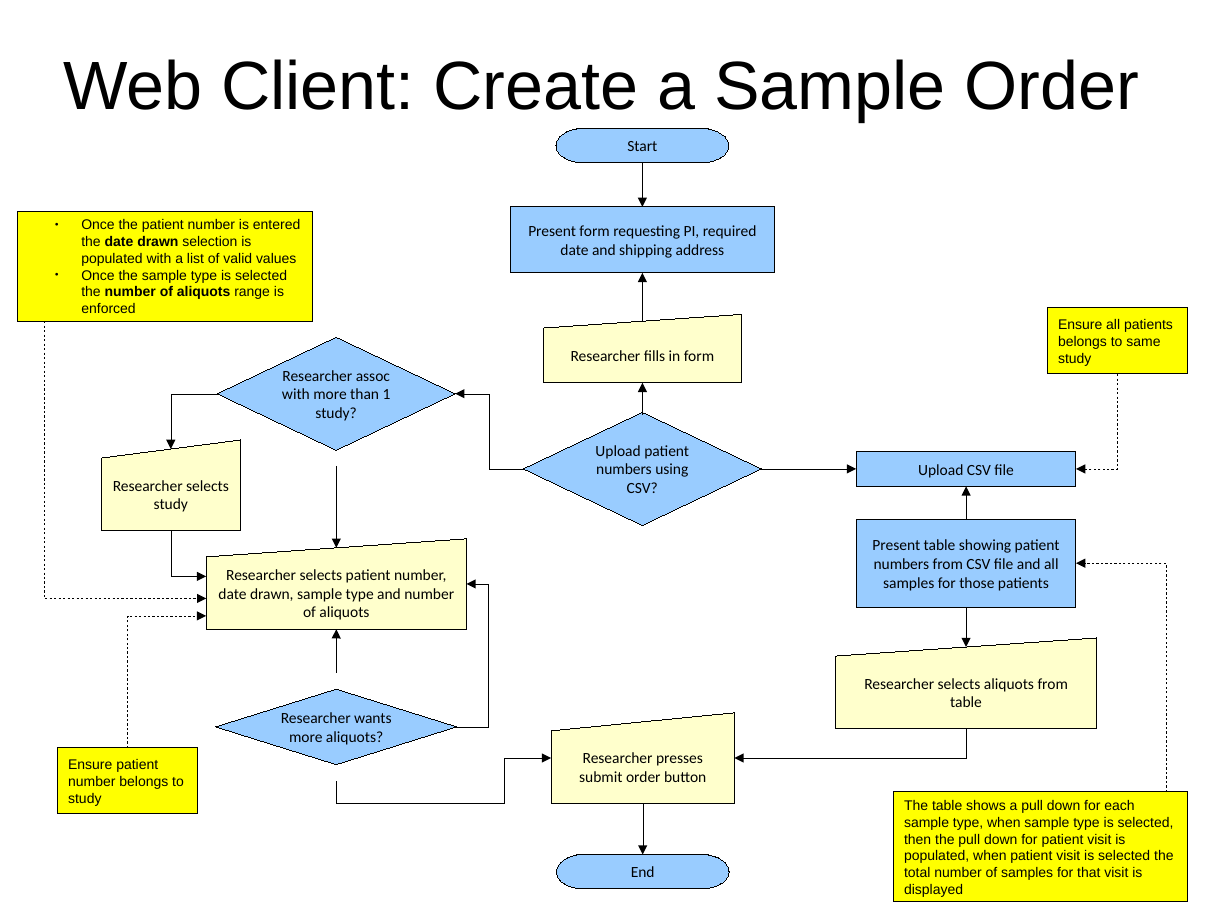
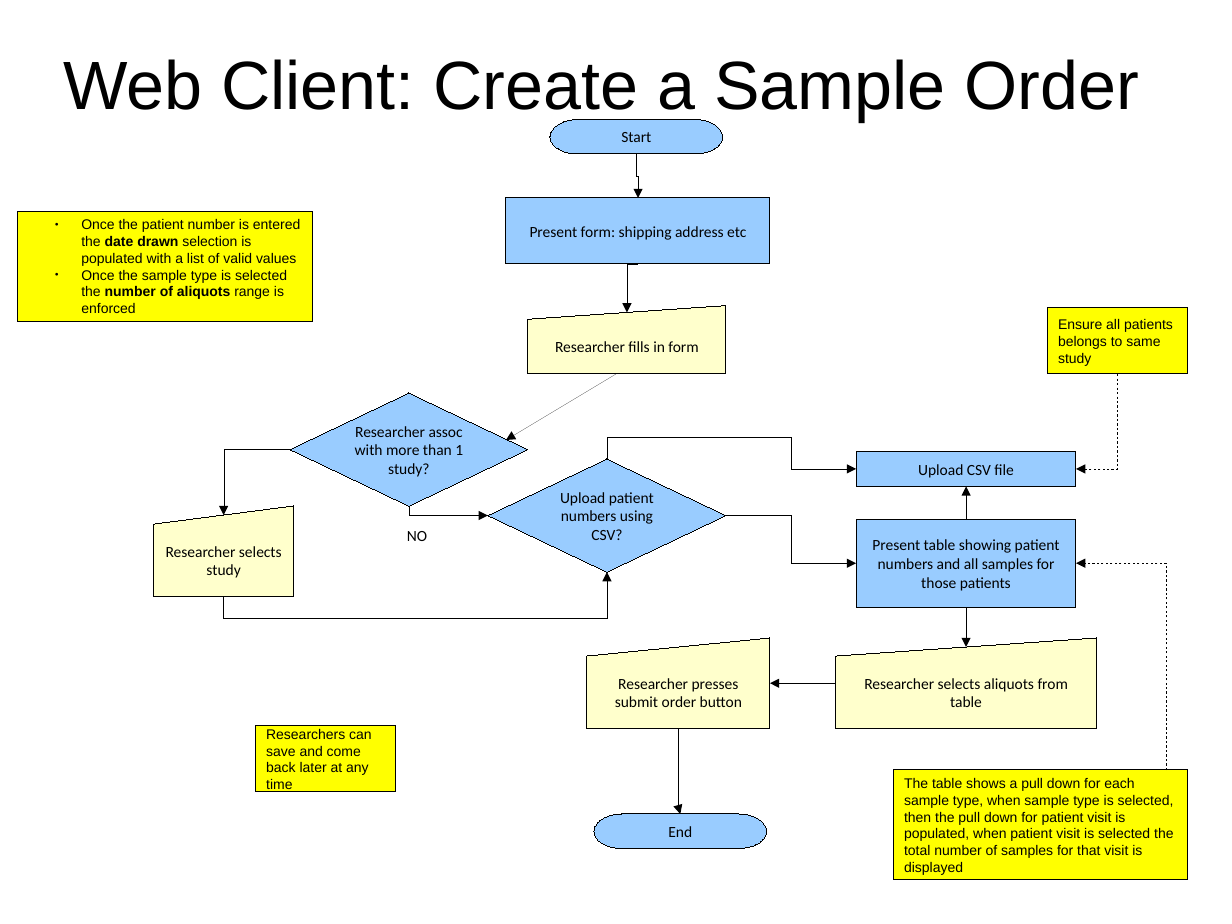
Before and after one commit to CBSR-Biobank/biobank, a slide deck: slide 7 of docs/sampleRequestFlowcharts.odp (slide 6 before the commit). Drawn at 1232x924 pixels with LibreOffice and Linux fonts; fonts in the diff are those of the drawing. Boxes give left, top, right and bottom in pixels: in the first picture for what was removed or moved away, otherwise in the second. Text is boxed around its words. In the diff, an @@ line names an element or a change of style, - is before the commit and + after.

```diff
--- a/docs/sampleRequestFlowcharts.odp
+++ b/docs/sampleRequestFlowcharts.odp
@@ 1 pill shape, 1 elbow arrow, 1 rectangle: place and size @@
-1 pill shape, 1 elbow arrow, 1 rectangle at bbox=[511, 129, 775, 273]
+1 pill shape, 1 elbow arrow, 1 rectangle at bbox=[506, 120, 770, 264]
@@ text in rectangle at bbox=[530, 226, 746, 240]: text changed @@
-Present form requesting PI, required date and shipping address
+Present form: shipping address etc
@@ elbow arrow moved from (643, 321) - (643, 273) to (638, 264) - (627, 313) @@
@@ elbow arrow removed from (44, 321) to (207, 598) @@
@@ flow chart manual input "Researcher fills in form": place and size @@
-flow chart manual input "Researcher fills in form" at bbox=[543, 314, 741, 382]
+flow chart manual input "Researcher fills in form" at bbox=[528, 305, 726, 373]
@@ arrow added from (616, 375) to (506, 440), #000000 0 pt @@
@@ elbow arrow removed from (643, 415) to (643, 382) @@
@@ diamond "Researcher assoc with more than ...": place and size @@
-diamond "Researcher assoc with more than ..." at bbox=[217, 338, 455, 451]
+diamond "Researcher assoc with more than ..." at bbox=[290, 394, 528, 506]
@@ elbow arrow moved from (217, 394) - (171, 449) to (290, 449) - (224, 515) @@
@@ elbow arrow moved from (337, 781) - (551, 758) to (607, 459) - (856, 470) @@
@@ elbow arrow removed from (337, 466) to (337, 548) @@
@@ diamond "Upload patient numbers using CSV?": place and size @@
-diamond "Upload patient numbers using CSV?" at bbox=[523, 413, 761, 525]
+diamond "Upload patient numbers using CSV?" at bbox=[489, 459, 727, 572]
@@ flow chart manual input "Researcher selects study": place and size @@
-flow chart manual input "Researcher selects study" at bbox=[102, 440, 241, 531]
+flow chart manual input "Researcher selects study" at bbox=[154, 506, 294, 597]
@@ elbow arrow moved from (523, 470) - (455, 394) to (409, 506) - (489, 515) @@
@@ elbow arrow removed from (171, 531) to (206, 577) @@
@@ flow chart manual input removed at bbox=[206, 539, 466, 629] @@
-Researcher selects patient number, date drawn, sample type and number of aliquots
@@ text added at bbox=[407, 531, 427, 541], 10 pt, text #000000 @@
+NO
@@ elbow arrow moved from (761, 468) - (856, 470) to (727, 515) - (856, 563) @@
@@ text in rectangle at bbox=[872, 539, 1060, 591]: text changed @@
-Present table showing patient numbers from CSV file and all samples for those patients
+Present table showing patient numbers and all samples for those patients
@@ elbow arrow moved from (1166, 793) - (1077, 563) to (1166, 770) - (1077, 563) @@
@@ elbow arrow added from (224, 597) to (607, 572), #000000 0 pt @@
@@ elbow arrow removed from (457, 727) to (466, 585) @@
@@ elbow arrow removed from (127, 748) to (206, 616) @@
@@ elbow arrow removed from (337, 673) to (337, 629) @@
@@ flow chart manual input "Researcher presses submit order button": place and size @@
-flow chart manual input "Researcher presses submit order button" at bbox=[551, 713, 735, 804]
+flow chart manual input "Researcher presses submit order button" at bbox=[587, 638, 770, 729]
@@ elbow arrow moved from (966, 729) - (735, 758) to (836, 683) - (770, 683) @@
@@ diamond removed at bbox=[216, 690, 457, 766] @@
-Researcher wants more aliquots?
@@ rectangle removed at bbox=[57, 748, 198, 814] @@
-Ensure patient number belongs to study
@@ rectangle added at bbox=[255, 727, 396, 793], fill #FFFF00, outline #000000 0 pt, 9 pt, text #000000 @@
+Researchers can save and come back later at any time
@@ elbow arrow moved from (643, 796) - (643, 855) to (679, 721) - (681, 814) @@
@@ rectangle "The table shows a pull ...": place and size @@
-rectangle "The table shows a pull ..." at bbox=[893, 793, 1188, 902]
+rectangle "The table shows a pull ..." at bbox=[893, 770, 1188, 880]
@@ pill shape "End": place and size @@
-pill shape "End" at bbox=[557, 854, 730, 889]
+pill shape "End" at bbox=[594, 814, 767, 849]
```
Also in this commit, not shown: 7 other slides changed, 1 slide added.
